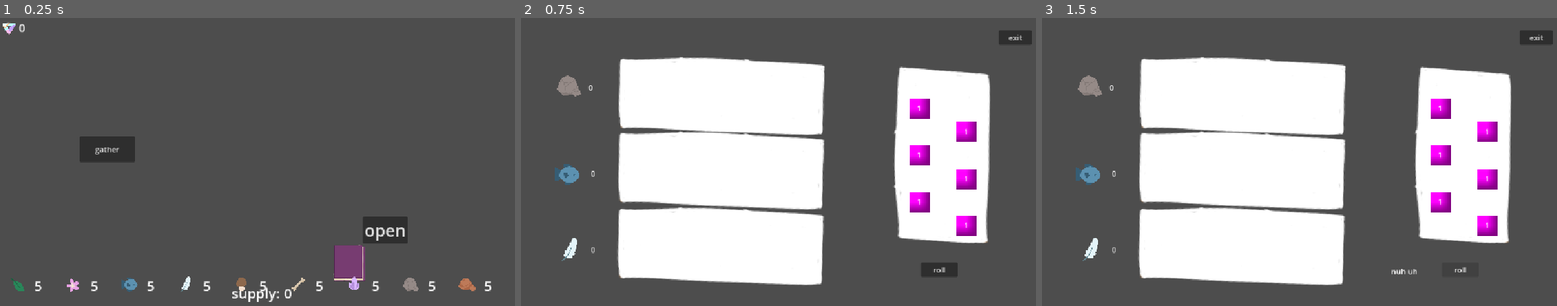
Above: before the commit, frames 1-3 (left to right).
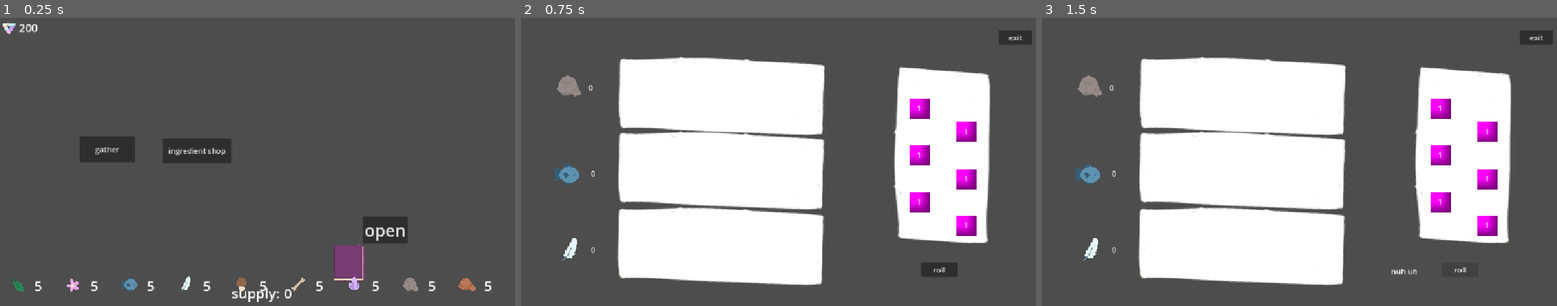
Above: after the commit, the same moments.

Repository: clairewsu/game
Game: Godot game, scene res://scenes/bigmain.tscn
The game is run twice, just before and just after one commit, with the same random seed, the same clock (stepped at 60 frames per second) and the same inputs. The engine's default icon, where the game draws it, is replaced by a stand-in: a white triangle on a blue panel in a dark square.
Inputs:
- Up to frame 1 (0.25 s): no input
- Up to frame 2 (0.75 s): click "gather" at 0.5 s
- Up to frame 3 (1.5 s): click "roll" at 1.25 s

The runs differ from the first frame. In frame 1, 1.1% of the frame differs, in the area x 3-45%, y 2-51%; in frame 2, nothing differs; in frame 3, nothing differs.

Commit message:
added ingredient shop and shop node class

Diff:
--- a/scenes/bigmain.tscn
+++ b/scenes/bigmain.tscn
@@ -1,22 +1,22 @@
 [gd_scene format=3 uid="uid://c681khles0wyn"]
 
-[ext_resource type="Script" uid="uid://dxun8y1qu6ie4" path="res://scripts/bigmain.gd" id="1_odprv"]
-[ext_resource type="PackedScene" uid="uid://btiubotorunc6" path="res://scenes/mainui.tscn" id="2_5605s"]
-[ext_resource type="PackedScene" uid="uid://b76apnyc2rpv6" path="res://scenes/object.tscn" id="2_ddrcu"]
-[ext_resource type="PackedScene" uid="uid://c2c57qbq2djeu" path="res://scenes/make_menu.tscn" id="3_ooc2v"]
-[ext_resource type="Texture2D" uid="uid://dmm3mad5lfdla" path="res://art/recipebook.PNG" id="5_ooc2v"]
-[ext_resource type="Texture2D" uid="uid://u2vyoq5ngsyd" path="res://art/salt_icon.PNG" id="6_51huq"]
+[ext_resource type="Script" uid="uid://dxun8y1qu6ie4" path="res://scripts/bigmain.gd" id="1_xjo5i"]
+[ext_resource type="PackedScene" uid="uid://b76apnyc2rpv6" path="res://scenes/object.tscn" id="2_0qdpo"]
+[ext_resource type="PackedScene" uid="uid://c2c57qbq2djeu" path="res://scenes/make_menu.tscn" id="3_q8qvv"]
+[ext_resource type="PackedScene" uid="uid://btiubotorunc6" path="res://scenes/mainui.tscn" id="4_0k34j"]
+[ext_resource type="Texture2D" uid="uid://dmm3mad5lfdla" path="res://art/recipebook.PNG" id="5_m1rgd"]
+[ext_resource type="Texture2D" uid="uid://u2vyoq5ngsyd" path="res://art/salt_icon.PNG" id="6_qqglw"]
 
 [node name="main" type="Control" unique_id=1906546917]
 layout_mode = 3
 anchors_preset = 0
 size_flags_horizontal = 3
 size_flags_vertical = 3
-script = ExtResource("1_odprv")
-object_scene = ExtResource("2_ddrcu")
-menu_scene = ExtResource("3_ooc2v")
+script = ExtResource("1_xjo5i")
+object_scene = ExtResource("2_0qdpo")
+menu_scene = ExtResource("3_q8qvv")
 
-[node name="ui" parent="." unique_id=2083767084 instance=ExtResource("2_5605s")]
+[node name="ui" parent="." unique_id=2083767084 instance=ExtResource("4_0k34j")]
 
 [node name="recipebook" type="Button" parent="." unique_id=199179795]
 layout_mode = 0
@@ -56,3 +56,9 @@
 offset_bottom = 40.0
 theme_override_font_sizes/font_size = 24
 text = "10000"
+
+[node name="Timer" type="Timer" parent="moneycount" unique_id=1263355197]
+wait_time = 0.5
+one_shot = true
+
+[connection signal="timeout" from="moneycount/Timer" to="." method="_on_timer_timeout"]
--- a/scenes/mainui.tscn
+++ b/scenes/mainui.tscn
@@ -7,6 +7,20 @@
 [node name="mainui" type="CanvasLayer" unique_id=2083767084]
 script = ExtResource("1_hdcb6")
 label_scene = ExtResource("2_k2m04")
+
+[node name="gather" type="Button" parent="." unique_id=489431649]
+offset_left = 170.0
+offset_top = 259.0
+offset_right = 288.0
+offset_bottom = 314.0
+text = "gather"
+
+[node name="ingredientshop" type="Button" parent="." unique_id=200134465]
+offset_left = 347.0
+offset_top = 263.0
+offset_right = 494.0
+offset_bottom = 316.0
+text = "ingredient shop"
 
 [node name="open" type="Button" parent="." unique_id=1275572053]
 offset_left = 774.0
@@ -41,11 +55,4 @@
 texture = ExtResource("2_payeh")
 expand_mode = 1
 
-[node name="gather" type="Button" parent="." unique_id=489431649]
-offset_left = 170.0
-offset_top = 259.0
-offset_right = 288.0
-offset_bottom = 314.0
-text = "gather"
-
 [connection signal="pressed" from="recipebookbutton" to="." method="_on_recipebook_pressed"]
--- /dev/null
+++ b/scenes/shop.tscn
@@ -0,0 +1,15 @@
+[gd_scene format=3 uid="uid://bc4pbx3sqr8fn"]
+
+[ext_resource type="Script" uid="uid://babethfaq4ro7" path="res://scripts/shop.gd" id="1_lx5au"]
+
+[node name="Node" type="Node" unique_id=1708362580]
+script = ExtResource("1_lx5au")
+
+[node name="exit" type="Button" parent="." unique_id=890349148]
+offset_left = 1010.0
+offset_top = 76.0
+offset_right = 1047.0
+offset_bottom = 107.0
+text = "exit"
+
+[connection signal="pressed" from="exit" to="." method="_on_exit_pressed"]
--- /dev/null
+++ b/scenes/shop_ingredient.tscn
@@ -0,0 +1,7 @@
+[gd_scene format=3 uid="uid://cpqcp6drd1srq"]
+
+[ext_resource type="Script" uid="uid://ctxqepdah3non" path="res://scripts/shop_ingredient.gd" id="1_daosj"]
+[ext_resource type="PackedScene" uid="uid://bc4pbx3sqr8fn" path="res://scenes/shop.tscn" id="1_qm1hp"]
+
+[node name="Node" unique_id=1708362580 instance=ExtResource("1_qm1hp")]
+script = ExtResource("1_daosj")
--- /dev/null
+++ b/scenes/shop_price.gd
@@ -0,0 +1,21 @@
+extends Control
+var amt=20
+var type:String
+
+# Called when the node enters the scene tree for the first time.
+func _ready() -> void:
+	pass # Replace with function body.
+
+
+# Called every frame. 'delta' is the elapsed time since the previous frame.
+func _process(delta: float) -> void:
+	pass
+
+
+func _on_buy_pressed() -> void:
+	if amt>0 and Global.moneys>int($price.text):
+		if type!=null:
+			Global.ingredients[type]+=1
+		amt-=1
+		$amt.text=str(str(amt)+"/20")
+		Global.moneys-=int($price.text)
--- /dev/null
+++ b/scenes/shop_price.tscn
@@ -0,0 +1,60 @@
+[gd_scene format=3 uid="uid://clywk7mfq3x2d"]
+
+[ext_resource type="Texture2D" uid="uid://cdh2jhmenvnva" path="res://art/ingredients/flower.PNG" id="1_83ijk"]
+[ext_resource type="Script" uid="uid://bn3kg2k8dha1f" path="res://scenes/shop_price.gd" id="1_bt5t4"]
+[ext_resource type="Texture2D" uid="uid://u2vyoq5ngsyd" path="res://art/salt_icon.PNG" id="2_g711g"]
+
+[node name="Control" type="Control" unique_id=1904190016]
+layout_mode = 3
+anchors_preset = 15
+anchor_right = 1.0
+anchor_bottom = 1.0
+offset_right = -1031.0
+offset_bottom = -376.0
+grow_horizontal = 2
+grow_vertical = 2
+script = ExtResource("1_bt5t4")
+
+[node name="price" type="Label" parent="." unique_id=79637047]
+layout_mode = 0
+offset_left = 41.0
+offset_top = 130.0
+offset_right = 117.0
+offset_bottom = 172.0
+theme_override_font_sizes/font_size = 30
+text = "50"
+horizontal_alignment = 1
+
+[node name="TextureRect" type="TextureRect" parent="price" unique_id=1235041856]
+layout_mode = 0
+offset_left = -15.0
+offset_top = 3.0
+offset_right = 25.0
+offset_bottom = 43.0
+texture = ExtResource("2_g711g")
+expand_mode = 1
+
+[node name="TextureRect" type="TextureRect" parent="." unique_id=1011053383]
+layout_mode = 0
+offset_right = 126.0
+offset_bottom = 125.0
+texture = ExtResource("1_83ijk")
+expand_mode = 1
+
+[node name="buy" type="Button" parent="." unique_id=1522954152]
+layout_mode = 0
+offset_left = 47.0
+offset_top = 186.0
+offset_right = 84.0
+offset_bottom = 217.0
+text = "buy"
+
+[node name="amt" type="Label" parent="." unique_id=1540709372]
+layout_mode = 0
+offset_left = 45.0
+offset_top = 225.0
+offset_right = 88.0
+offset_bottom = 248.0
+text = "20/20"
+
+[connection signal="pressed" from="buy" to="." method="_on_buy_pressed"]
--- a/scripts/bigmain.gd
+++ b/scripts/bigmain.gd
@@ -1,6 +1,7 @@
 extends Node
 var open_scene = preload("res://scenes/main.tscn")
 var gather_scene=preload("res://scenes/gather.tscn")
+var shop_ingredient_scene=preload("res://scenes/shop_ingredient.tscn")
 @export var object_scene:PackedScene
 @export var menu_scene:PackedScene
 var recipeslots=[Vector2(300,190),Vector2(460,190),Vector2(300,390),Vector2(460,390),Vector2(640,190),Vector2(790,190),Vector2(640,390),Vector2(790,390)]
@@ -8,21 +9,24 @@
 var tempingredients={}
 var cards={}
 var popping_up=false
+var tempmoneys=Global.moneys
 signal hiderecipes
 
 # Called when the node enters the scene tree for the first time.
 func _ready() -> void:
 	$ui/open.pressed.connect(_on_open)
 	$ui/gather.pressed.connect(_on_gather)
-	$moneycount/Label.text=str(0)
+	$ui/ingredientshop.pressed.connect(_on_ingredientshop)
+	$moneycount/Label.text=str(Global.default_moneys)
 	$recipebook.hide()
 	cards=DeckManager.cards
 
 
 # Called every frame. 'delta' is the elapsed time since the previous frame.
 func _process(delta: float) -> void:
-	if int($moneycount/Label.text)!=Global.moneys and not popping_up:
-		update_moneys_popup(Global.moneys)
+	if Global.moneys!=tempmoneys and not popping_up:
+		tempmoneys=Global.moneys
+		money_changed()
 
 func _on_open():
 	var open=open_scene.instantiate()
@@ -37,6 +41,13 @@
 	$ui.hide()
 	$moneycount.hide()
 	gather.tree_exited.connect(_on_close)
+
+func _on_ingredientshop():
+	var ingredientshop=shop_ingredient_scene.instantiate()
+	add_child(ingredientshop)
+	$ui.hide()
+	$moneycount.hide()
+	ingredientshop.tree_exited.connect(_on_close)
 
 func show_menu():
 	var x=1
@@ -103,13 +114,16 @@
 			maxamt.append(int(floor((Global.ingredients[i]-tempingredients[i])/tempobj.object.data.ingredient[i])))
 			tempobj.maxamt=maxamt.min()
 
-func update_moneys_popup(amt):
+func money_changed():
+	$moneycount/Timer.start()
+
+func update_moneys_popup():
 	popping_up=true
 	var tween=create_tween()
 	$moneycount.show()
 	$moneycount.position+=Vector2(0,-100)
 	tween.tween_property($moneycount,"position",$moneycount.position+Vector2(0,100),1)
-	tween.tween_method(update_moneys,int($moneycount/Label.text),amt,1)
+	tween.tween_method(update_moneys,int($moneycount/Label.text),Global.moneys,1)
 	tween.tween_interval(.3)
 	tween.tween_property($moneycount,"position",$moneycount.position+Vector2(0,-100),1)
 	await tween.finished
@@ -124,3 +138,7 @@
 	$ui.show()
 	$moneycount.show()
 	$ui.show_inv()
+
+
+func _on_timer_timeout() -> void:
+	update_moneys_popup()
--- a/scripts/global.gd
+++ b/scripts/global.gd
@@ -2,7 +2,9 @@
 var selected=null
 var ingredients={"leaf":5,"flower":5,"fish":5,"feather":5,
 "mushroom":5,"bone":5,"crystal":5,"rock":5,"clay":5}
-var moneys=0
+var decors=[]
+var default_moneys=200
+var moneys=default_moneys
 var money_scene=preload("res://scenes/money_popup.tscn")
 
 # Called when the node enters the scene tree for the first time.
--- /dev/null
+++ b/scripts/shop.gd
@@ -0,0 +1,33 @@
+extends Node
+class_name shop_node
+var price_scene=preload("res://scenes/shop_price.tscn")
+var stuff=[]
+@export var multiplier:int
+signal loaded
+
+# Called when the node enters the scene tree for the first time.
+func _ready() -> void:
+	load_stuff()
+	for i in range(5):
+		var x=randi_range(0,stuff.size()-1)
+		var price=price_scene.instantiate()
+		if stuff[x] is Resource:
+			price.get_node("price").text=str(stuff[x].data.basevalue*multiplier)
+			price.get_node("TextureRect").texture=null
+		else:
+			price.get_node("price").text=str(50)
+			var path=str("res://art/ingredients/"+stuff[x]+".PNG")
+			price.get_node("TextureRect").texture=load(path)
+			price.type=stuff[x]
+		price.position=Vector2(100+150*i,200)
+		add_child(price)
+
+# Called every frame. 'delta' is the elapsed time since the previous frame.
+func _process(delta: float) -> void:
+	pass
+
+func load_stuff():
+	pass
+
+func _on_exit_pressed() -> void:
+	self.queue_free()
--- /dev/null
+++ b/scripts/shop_ingredient.gd
@@ -0,0 +1,9 @@
+extends shop_node
+
+func load_stuff():
+	for i in range(Global.ingredients.size()):
+		stuff.append(Global.ingredients.keys()[i])
+
+# Called every frame. 'delta' is the elapsed time since the previous frame.
+func _process(delta: float) -> void:
+	pass
Not shown: 2 places in scenes/bigmain.tscn that only renumber resources
Not shown, added: scenes/shop_price.gd.uid
Not shown, added: scripts/shop.gd.uid
Not shown, added: scripts/shop_ingredient.gd.uid
